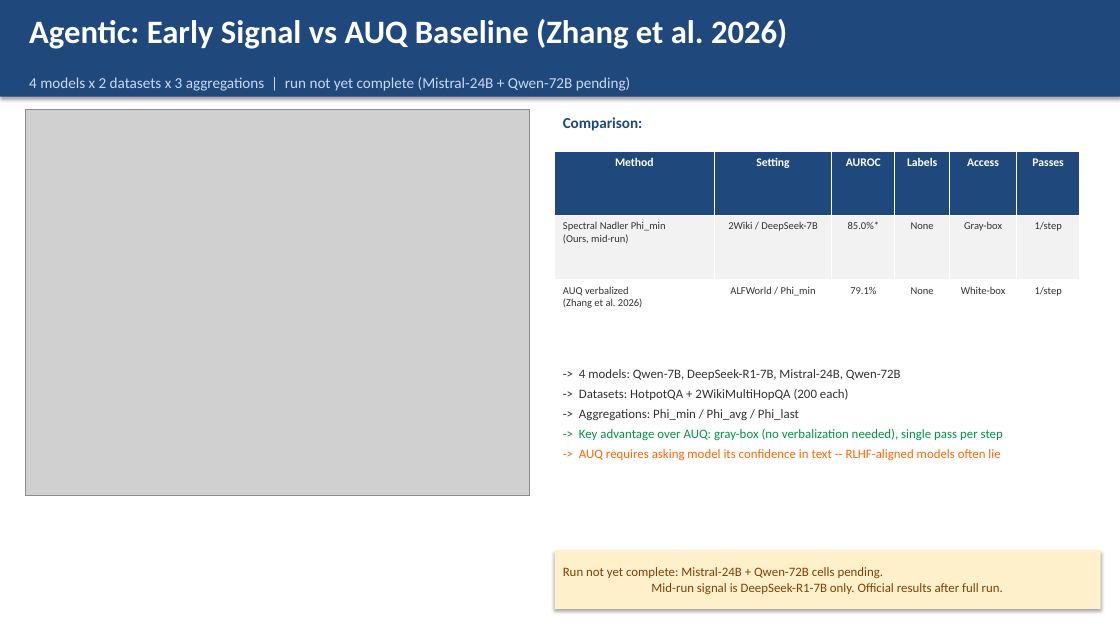
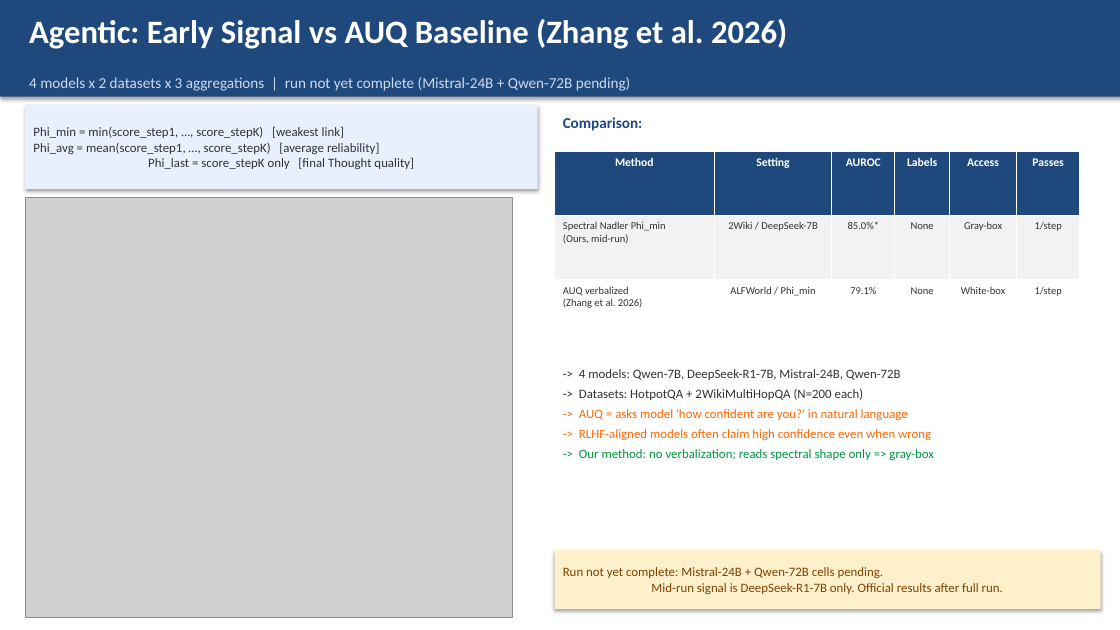
Before and after one commit to omrisegev/hallucination_detection, a slide deck: slide 16 of Hallucination_Detection_May18.pptx. Drawn at 1120x630 pixels with LibreOffice and Linux fonts; fonts in the diff are those of the drawing; grey boxes stand for pictures. Boxes give left, top, right and bottom in pixels: in the first picture for what was removed or moved away, otherwise in the second. Text is boxed around its words. In the diff, an @@ line names an element or a change of style, - is before the commit and + after.

```diff
--- a/Hallucination_Detection_May18.pptx
+++ b/Hallucination_Detection_May18.pptx
@@ rectangle added at box(25, 105, 538, 189), fill #E8F0FE, 11 pt, text #323232 @@
+Phi_min = min(score_step1, …, score_stepK) [weakest link]
+Phi_avg = mean(score_step1, …, score_stepK) [average reliability]
+Phi_last = score_stepK only [final Thought quality]
@@ picture: place and size @@
-picture at box(25, 109, 529, 496)
+picture at box(25, 197, 513, 618)
@@ text at box(579, 389, 934, 460): text changed; text colour #323232 to #FF6600 @@
--> Datasets: HotpotQA + 2WikiMultiHopQA (200 each)
--> Aggregations: Phi_min / Phi_avg / Phi_last
--> Key advantage over AUQ: gray-box (no verbalization needed), single pass per step
--> AUQ requires asking model its confidence in text -- RLHF-aligned models often lie
+-> Datasets: HotpotQA + 2WikiMultiHopQA (N=200 each)
+-> AUQ = asks model 'how confident are you?' in natural language
+-> RLHF-aligned models often claim high confidence even when wrong
+-> Our method: no verbalization; reads spectral shape only => gray-box
```
Also in this commit, not shown: 7 other slides changed, 2 slides added, 2 slides removed, 2 other files.
